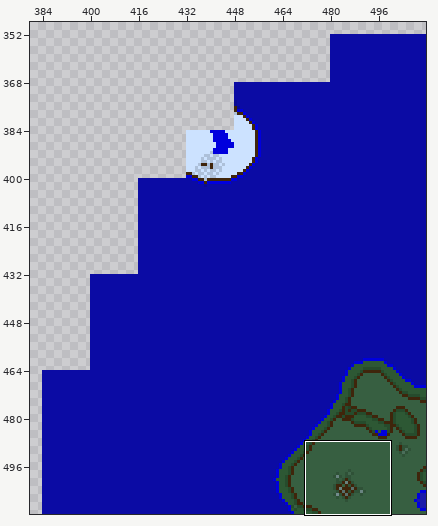
Two versions of one sprite sheet, journeymap/data/sp/Test World A/DIM0/topo/-1,-1.png. Above: a wide view before the commit, with the close-up outlined.
Close-up. Before the edit:
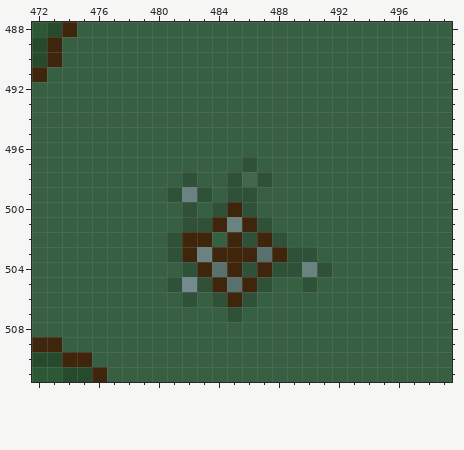
The file is 512x512 pixels. Colours within 5 levels of each other are drawn and written as one. Shown: x 472..499, y 488..511. The wide view leaves out empty margins.
After:
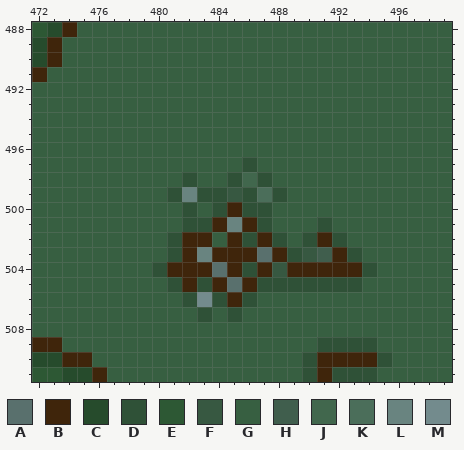
Palette (. is transparent): A #59706d  B #3f250b  C #264b2c  D #2f5137  E #2d5834  F #375841  G #375f41  H #405e4d  J #41674d  K #4b6e5a  L #698480  M #738b8d
The edit:
y 499: x 484..485 GD -> DF; x 487..488 GG -> KD
y 500: x 487 G -> D
y 501: x 491 G -> D
y 502: x 490..492 GGG -> DBD
y 503: x 490..493 DGGG -> FHBD
y 504: x 480..482 GGD -> DBB; x 488..494 DDLDGGG -> FBBBBBD
y 505: x 482 M -> B; x 488..489 GG -> DD; x 491..493 GGG -> DDD
y 506: x 483 G -> M
y 507: x 483 G -> D
y 509: x 491..494 GGGG -> DDDD
y 510: x 490..495 GGGGGG -> DBBBBD
y 511: x 490..494 GGGGG -> DBDDD
Pixel boxes of the changes (left, top, right, bottom) in both close-ups:
changed: (212, 187, 377, 292)
changed: (152, 262, 212, 322)
changed: (302, 337, 392, 382)
